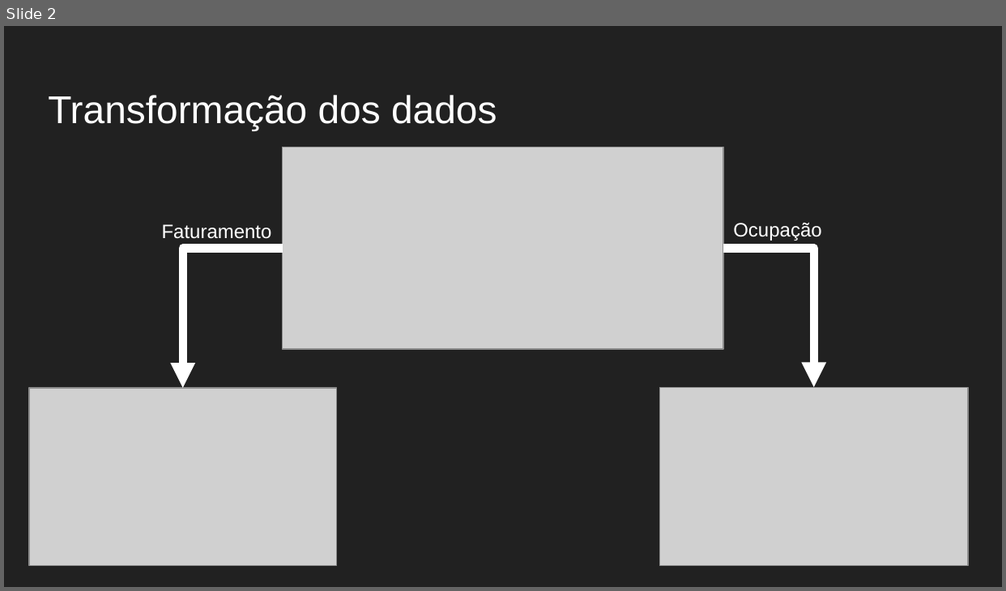
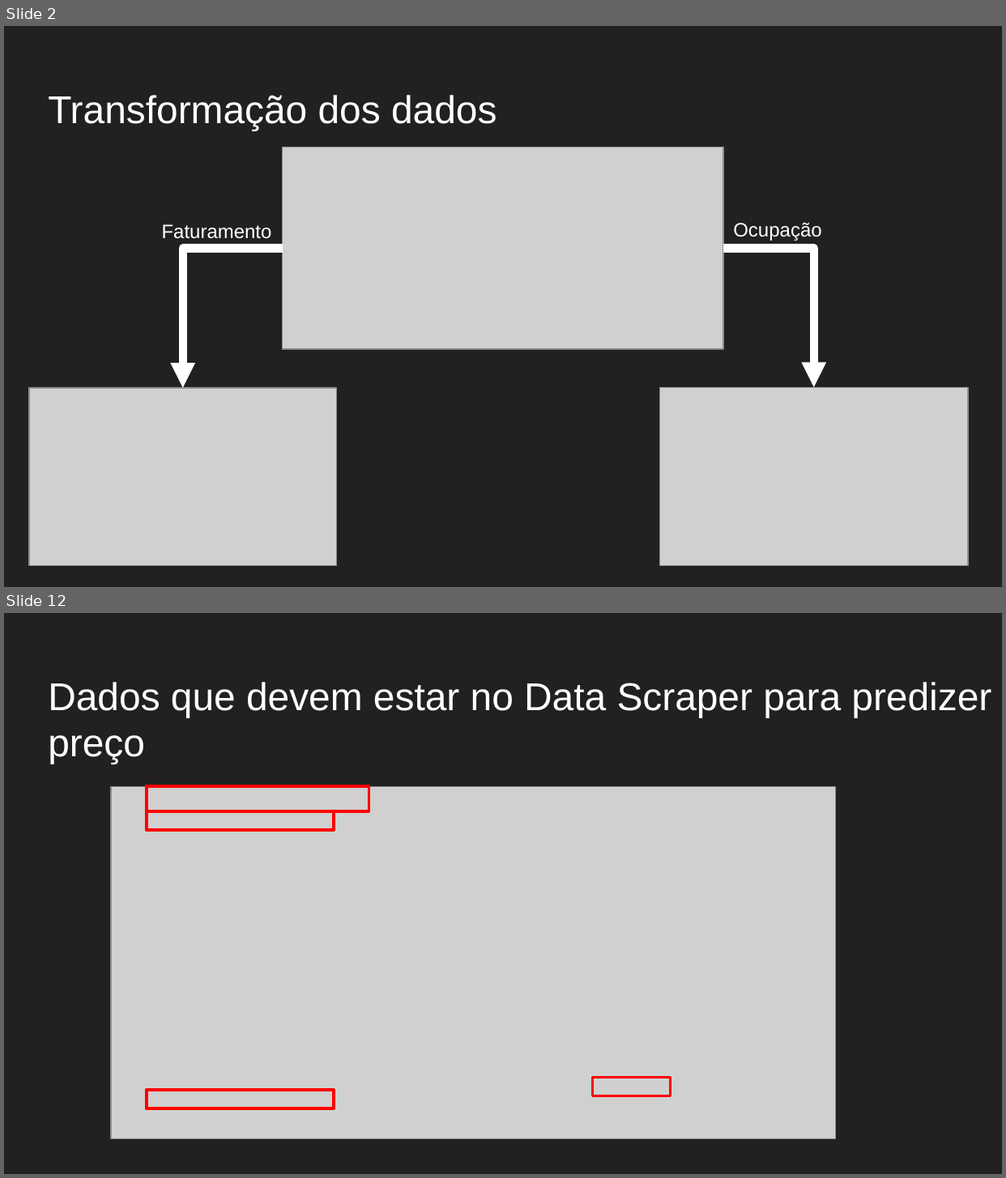
Before and after one commit to arturjacques/DataScience, a slide deck: Apresentação.pptx. Shown one above the other, each under a label of ours: slide 2 before the commit, slides 2 and 12 after it; the slides between them are not shown. The pictures are 1006x591 and 1006x1178 pixels, drawn with LibreOffice and Linux fonts; fonts in the diff are those of the drawing; grey boxes stand for pictures. Boxes give left, top, right and bottom in pixels: in the first picture for what was removed or moved away, otherwise in the second. Text is boxed around its words. In the diff, an @@ line names an element or a change of style, - is before the commit and + after.

```diff
--- a/Apresentação.pptx
+++ b/Apresentação.pptx
@@ slide 12 added at [4,613,1002,1174], background #212121 @@
@@ title added at [48,682,991,717], 28 pt, text #FFFFFF @@
+Dados que devem estar no Data Scraper para predizer preço
@@ picture added at [111,786,835,1139] @@
@@ rectangle added at [147,786,369,811], outline #FF0000 2 pt @@
@@ rectangle added at [147,811,334,831], outline #FF0000 2 pt @@
@@ rectangle added at [147,1090,334,1109], outline #FF0000 2 pt @@
@@ rectangle added at [593,1078,671,1097], outline #FF0000 2 pt @@
```
Also in this commit, not shown: 11 other slides added, 1 slide removed, 5 other files.
